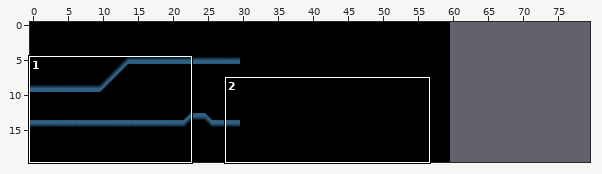
One commit to this Tiled map: android/assets/maps/entryway.tmx. Above: a wide view before the commit, with the close-up outlined.
Close-up. Old version:
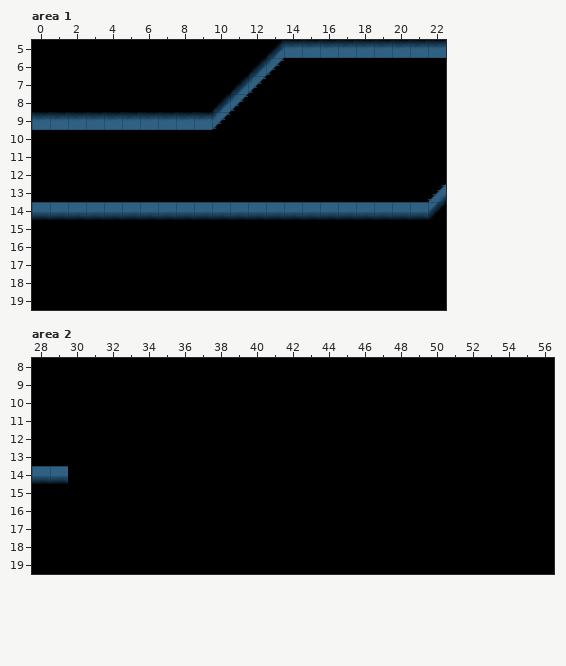
Cells are 64x64 px. Shown: area 1 x 0..22, y 5..19; area 2 x 28..56, y 8..19. The commit also changed other parts of the map, which this record leaves out. The old version is drawn lined up with the new one.
And afterwards:
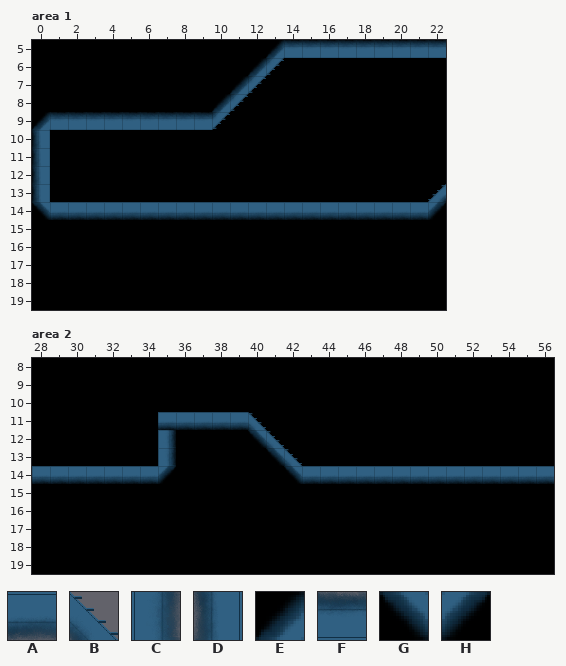
Key: from "lagoon-tiles": A 1, B 2, C 8, D 10, E 11, F 17, G 19, H 20.
_ is an empty cell.
Tiles replaced or removed in this view: A, F.
See-through tiles are keyed as they look on the map.
The exact change:
Changed rows in their new state; . is an unchanged cell.
map size 60x20 -> 80x20 cells
Layer "ground", area 1:
first column x 0:
 9 E
10 D
11 D
12 D
13 D
14 G
Layer "ground", area 2:
first column x 30:
11 .....AAAAAB................
12 .....C....GB...............
13 .....C.....GB..............
14 AAAAAH......GAAAAAAAAAAAAAA
